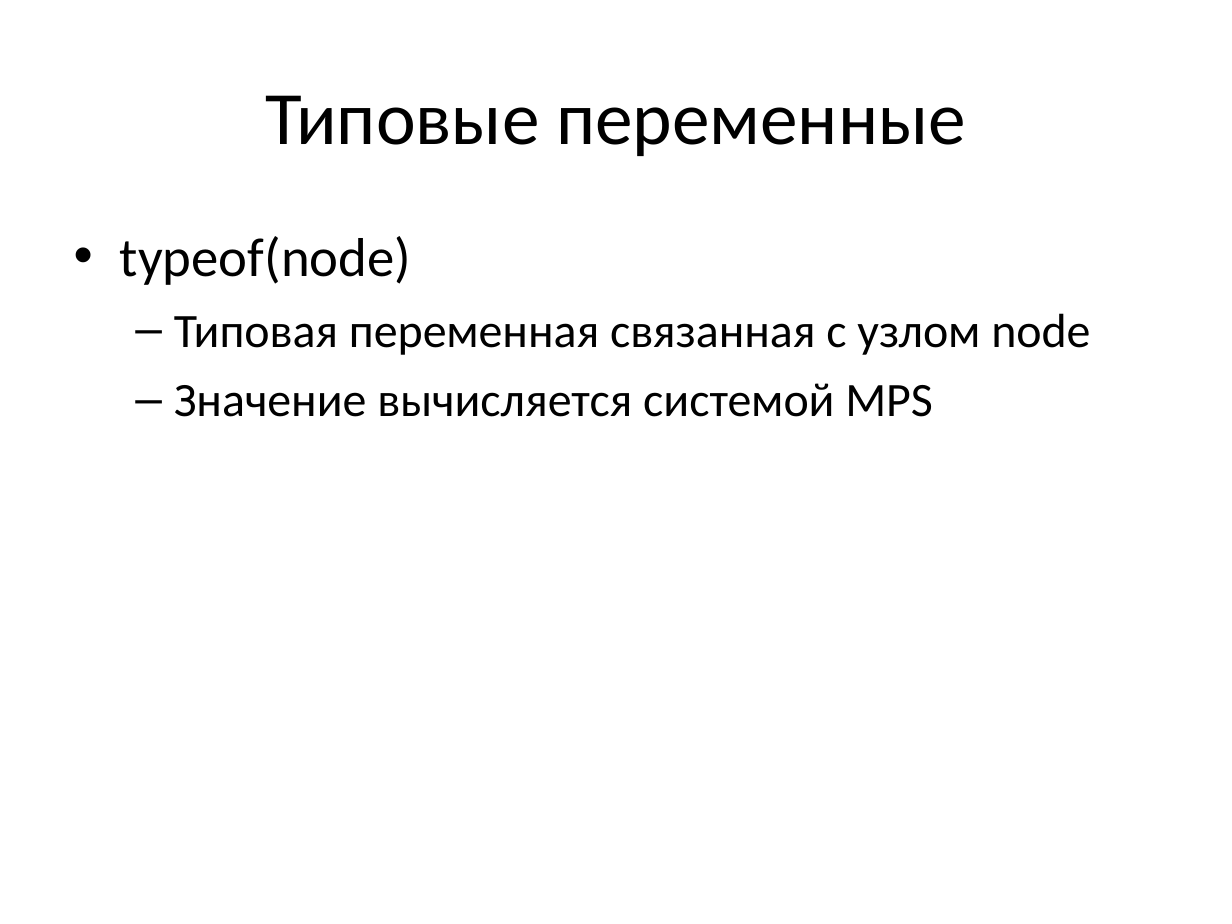
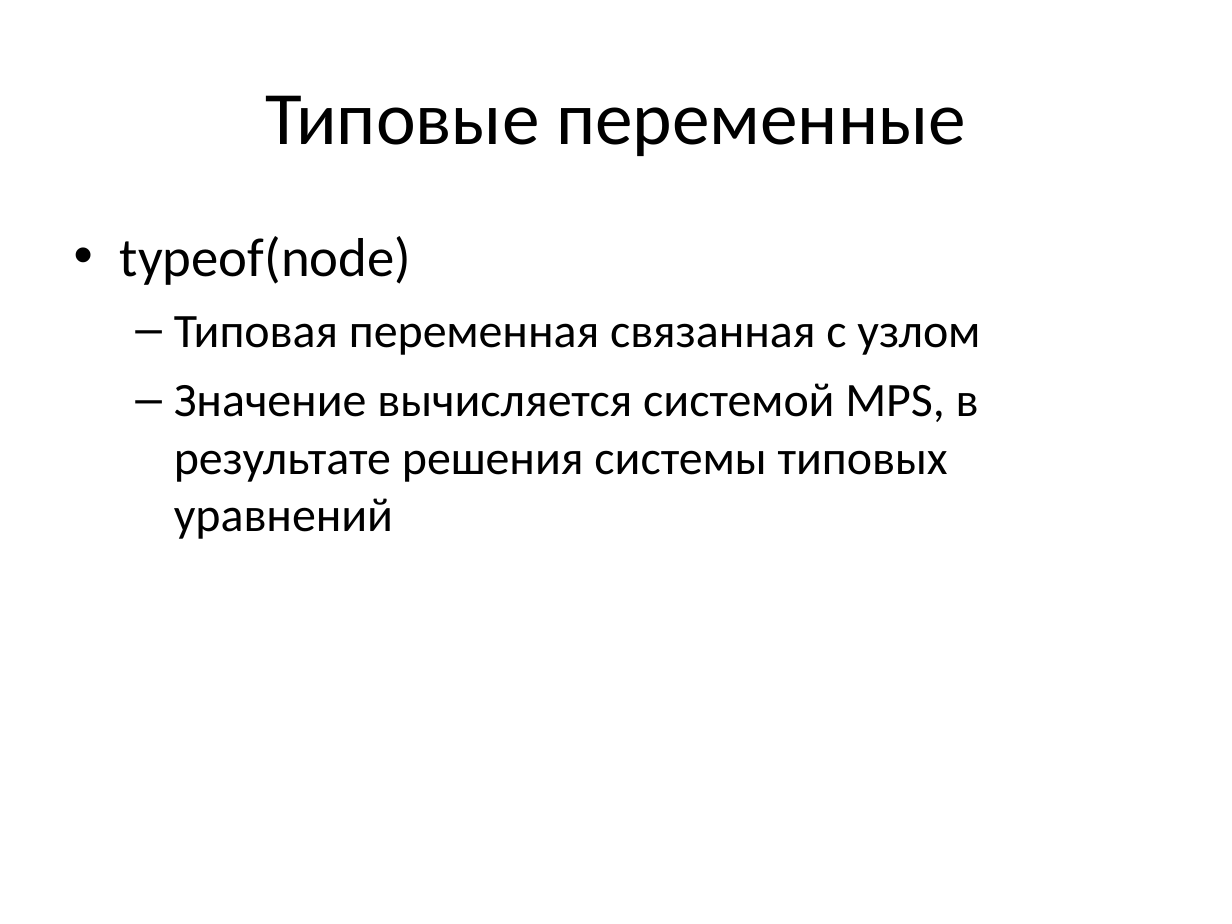
Before and after one commit to mazine/umk, a slide deck: slide 6 of presentations/mps-types.ppt. Drawn at 1232x924 pixels with LibreOffice and Linux fonts; fonts in the diff are those of the drawing. Boxes give left, top, right and bottom in pixels: in the first picture for what was removed or moved away, otherwise in the second. Text is boxed around its words. In the diff, an @@ line names an element or a change of style, - is before the commit and + after.

```diff
--- a/presentations/mps-types.ppt
+++ b/presentations/mps-types.ppt
@@ text at bbox=[174, 316, 980, 539]: text changed @@
-  – Типовая переменная связанная с узлом node
-  – Значение вычисляется системой MPS
+  – Типовая переменная связанная с узлом
+  – Значение вычисляется системой MPS, в результате решения системы типовых уравнений
```
Also in this commit, not shown: 2 other slides changed, 3 slides added, 1 slide removed.
